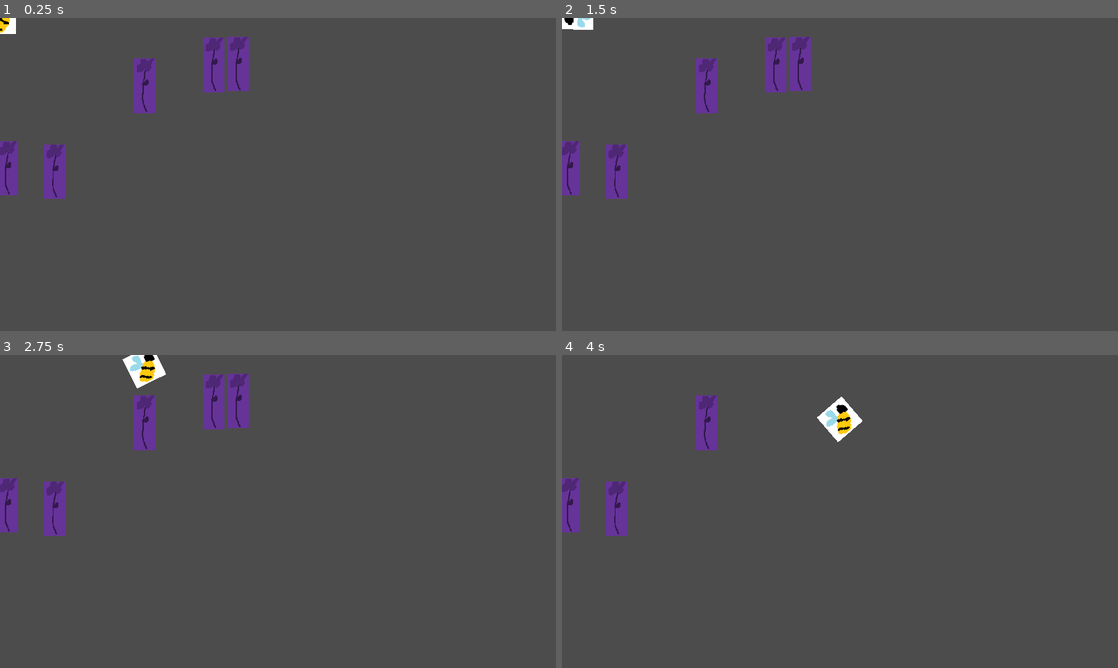
Above: before the commit, frames 1-4 (two rows, left to right).
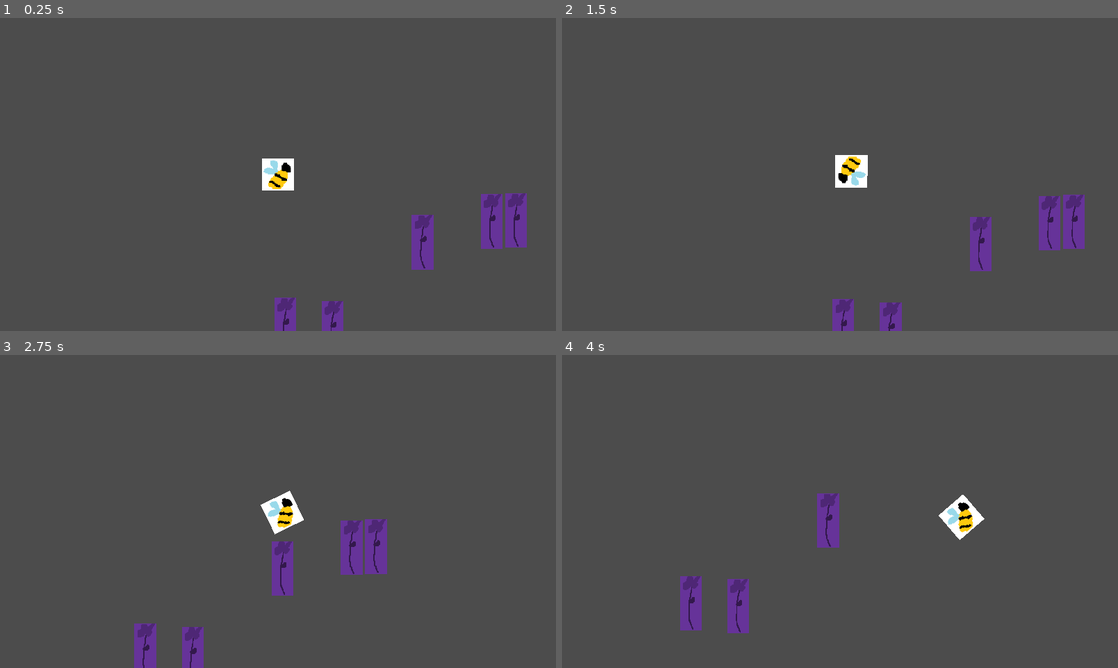
Above: after the commit, the same moments.

Repository: DerGernTod/gameoff21
Game: Godot game, scene res://Main.tscn
Two runs of this game, one before a commit and one after it. Both use one fixed random seed, a clock stepped at 60 frames per second and the inputs below.
Inputs:
- Up to frame 1 (0.25 s): no input
- Up to frame 2 (1.5 s): tap Enter at 0.5 s; hold D (turn_right) 0.53-1.28 s; hold S (move_backward) from 1.28 s (still down)
- Up to frame 3 (2.75 s): release S (move_backward) at 2.03 s; hold D (turn_right) from 2.03 s (still down)
- Up to frame 4 (4 s): release D (turn_right) at 2.78 s; hold W (move_forward) 2.78-3.53 s; hold A (turn_left) from 3.53 s (still down)

The runs differ from the first frame. In frame 1, 6.9% of the frame differs, in the area x 0-95%, y 0-100%; in frame 2, 6.9%; in frame 3, 7.6%, in the area x 0-70%, y 0-100%; in frame 4, 5.2%.

Commit message:
bee camera

Diff:
--- a/Main.tscn
+++ b/Main.tscn
@@ -1,10 +1,45 @@
-[gd_scene load_steps=3 format=2]
+[gd_scene load_steps=7 format=2]
 
 [ext_resource path="res://bee/BeePlayer.tscn" type="PackedScene" id=1]
 [ext_resource path="res://flower_field/FlowerField.tscn" type="PackedScene" id=2]
+
+[sub_resource type="LineShape2D" id=1]
+
+[sub_resource type="LineShape2D" id=2]
+normal = Vector2( -1, 0 )
+
+[sub_resource type="LineShape2D" id=3]
+normal = Vector2( 1, 0 )
+
+[sub_resource type="LineShape2D" id=4]
+normal = Vector2( 0, 1 )
 
 [node name="Main" type="Node2D"]
 
 [node name="FlowerField" parent="." instance=ExtResource( 2 )]
 
+[node name="LimitBottom" type="StaticBody2D" parent="."]
+position = Vector2( 0, 1000 )
+
+[node name="CollisionShape2D" type="CollisionShape2D" parent="LimitBottom"]
+shape = SubResource( 1 )
+
+[node name="LimitRight" type="StaticBody2D" parent="."]
+position = Vector2( 1000, 0 )
+
+[node name="CollisionShape2D" type="CollisionShape2D" parent="LimitRight"]
+shape = SubResource( 2 )
+
+[node name="LimitLeft" type="StaticBody2D" parent="."]
+position = Vector2( -1000, 0 )
+
+[node name="CollisionShape2D" type="CollisionShape2D" parent="LimitLeft"]
+shape = SubResource( 3 )
+
+[node name="LimitTop" type="StaticBody2D" parent="."]
+position = Vector2( 0, -1000 )
+
+[node name="CollisionShape2D" type="CollisionShape2D" parent="LimitTop"]
+shape = SubResource( 4 )
+
 [node name="BeePlayer" parent="." instance=ExtResource( 1 )]
--- a/bee/BeePlayer.tscn
+++ b/bee/BeePlayer.tscn
@@ -5,3 +5,12 @@
 
 [node name="BeePlayer" instance=ExtResource( 1 )]
 script = ExtResource( 2 )
+
+[node name="Camera2D" type="Camera2D" parent="." index="2"]
+current = true
+process_mode = 0
+limit_left = -1000
+limit_top = -1000
+limit_right = 1000
+limit_bottom = 1000
+smoothing_enabled = true
